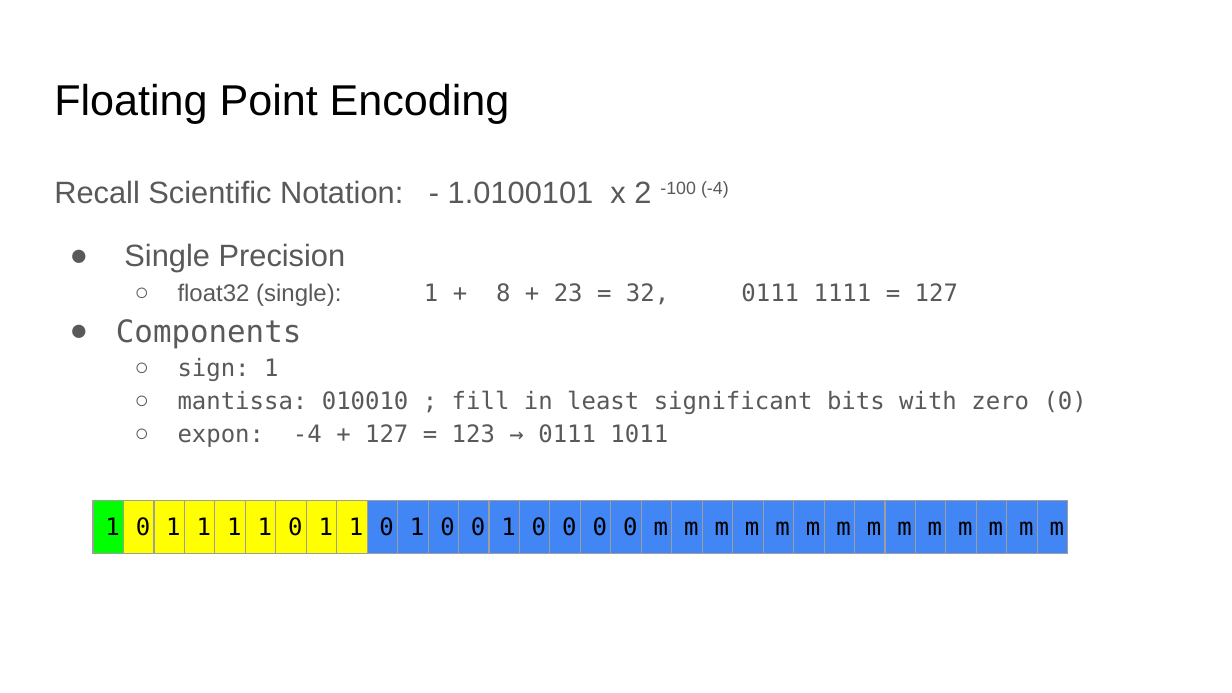
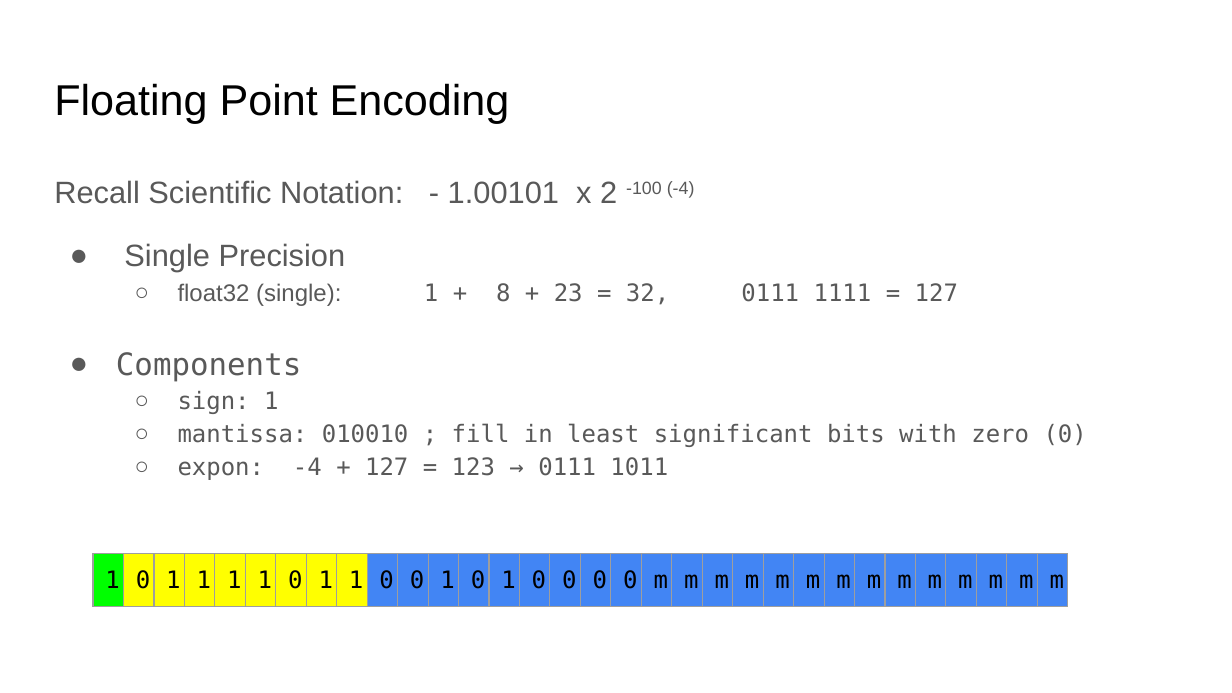
Before and after one commit to COMP122/comp122-s23, a slide deck: slide 7 of format-encodings/documents/ARCHIVE/floating-point-encoding.pptx. Drawn at 1232x693 pixels with LibreOffice and Linux fonts; fonts in the diff are those of the drawing. Boxes give left, top, right and bottom in pixels: in the first picture for what was removed or moved away, otherwise in the second. Text is boxed around its words. In the diff, an @@ line names an element or a change of style, - is before the commit and + after.

```diff
--- a/format-encodings/documents/ARCHIVE/floating-point-encoding.pptx
+++ b/format-encodings/documents/ARCHIVE/floating-point-encoding.pptx
@@ text at <box>54,180,695,204</box>: text changed @@
-Recall Scientific Notation: - 1.0100101 x 2 -100 (-4)
+Recall Scientific Notation: - 1.00101 x 2 -100 (-4)
@@ table at <box>94,553,1079,606</box> @@
-row 1, column 11: 1
+row 1, column 11: 0
-row 1, column 12: 0
+row 1, column 12: 1
@@ table: place and size @@
-table at <box>94,500,1079,693</box>
+table at <box>94,553,1079,606</box>
```
Also in this commit, not shown: 5 other slides changed, 4 other files.
